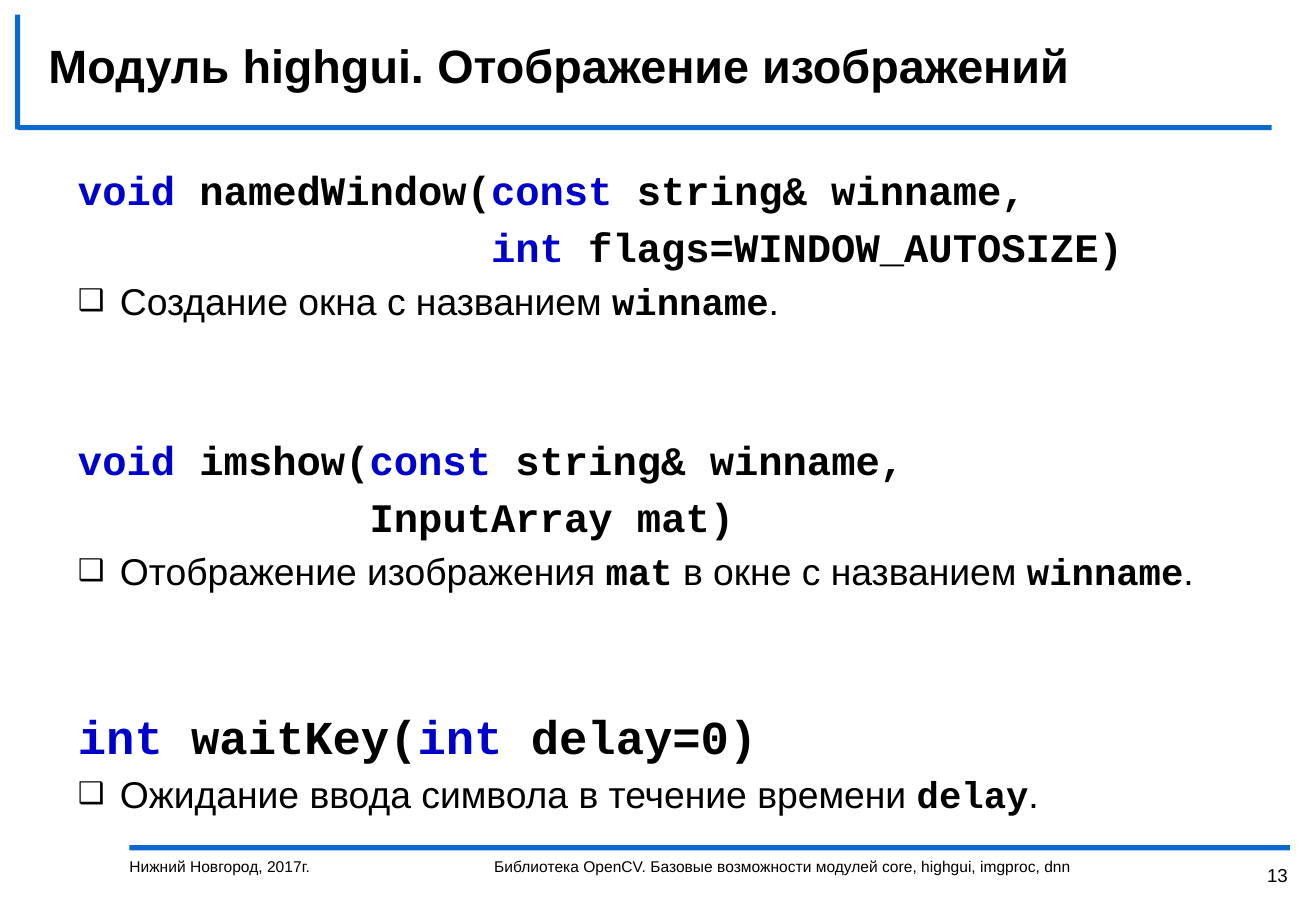
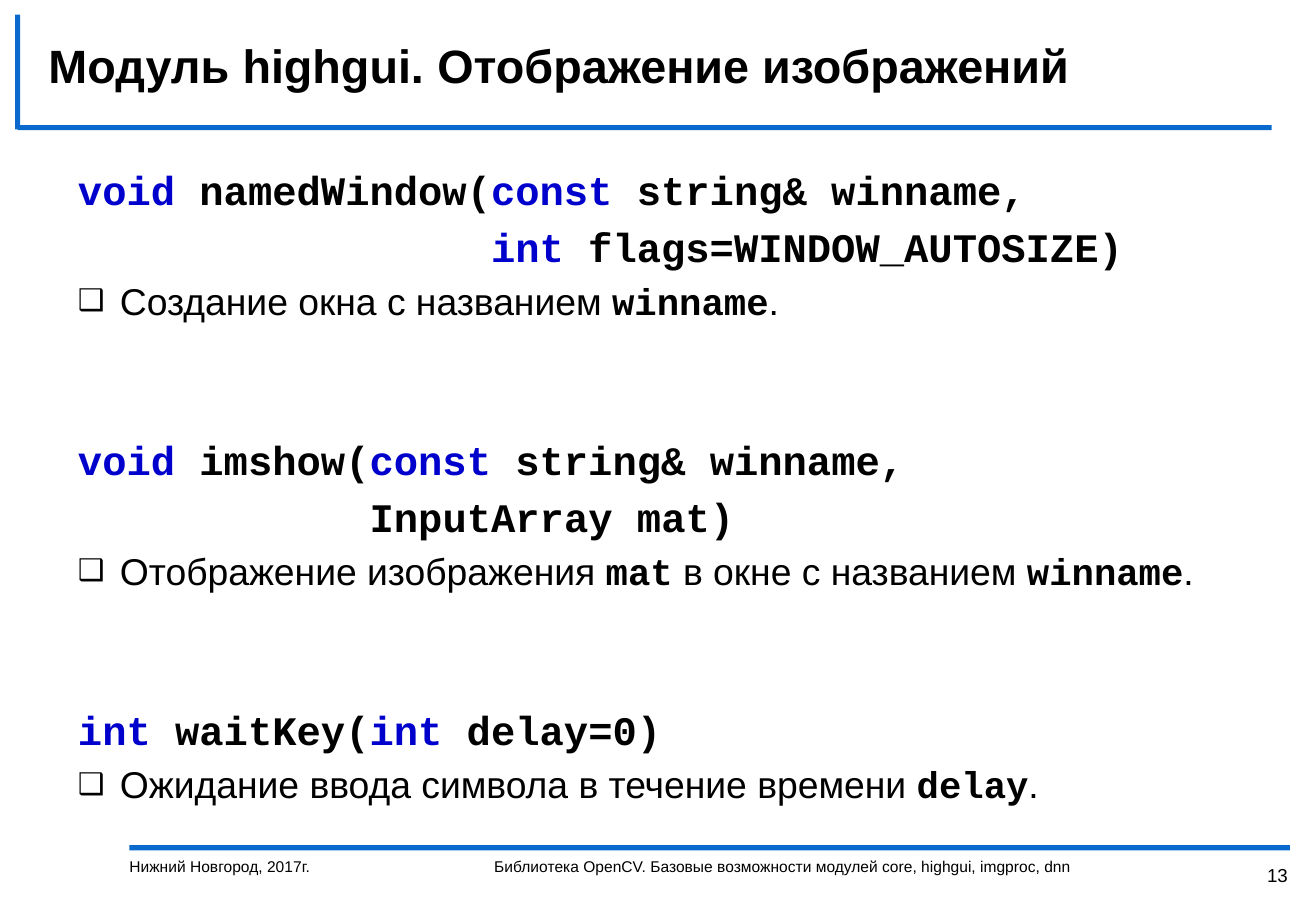
Before and after one commit to vJenny/opencv-dnn-practice, a slide deck: slide 13 of help/Introduction2OpenCV.pptx. Drawn at 1316x911 pixels with LibreOffice and Linux fonts; fonts in the diff are those of the drawing; background and template pictures are left out. Boxes give left, top, right and bottom in pixels: in the first picture for what was removed or moved away, otherwise in the second. Text is boxed around its words. In the diff, an @@ line names an element or a change of style, - is before the commit and + after.

```diff
--- a/help/Introduction2OpenCV.pptx
+++ b/help/Introduction2OpenCV.pptx
@@ text at [78,716,661,754]: size 28 to 24 pt in "int waitKey(int delay=0)" @@
```
Also in this commit, not shown: 2 other slides changed, 1 other file.
